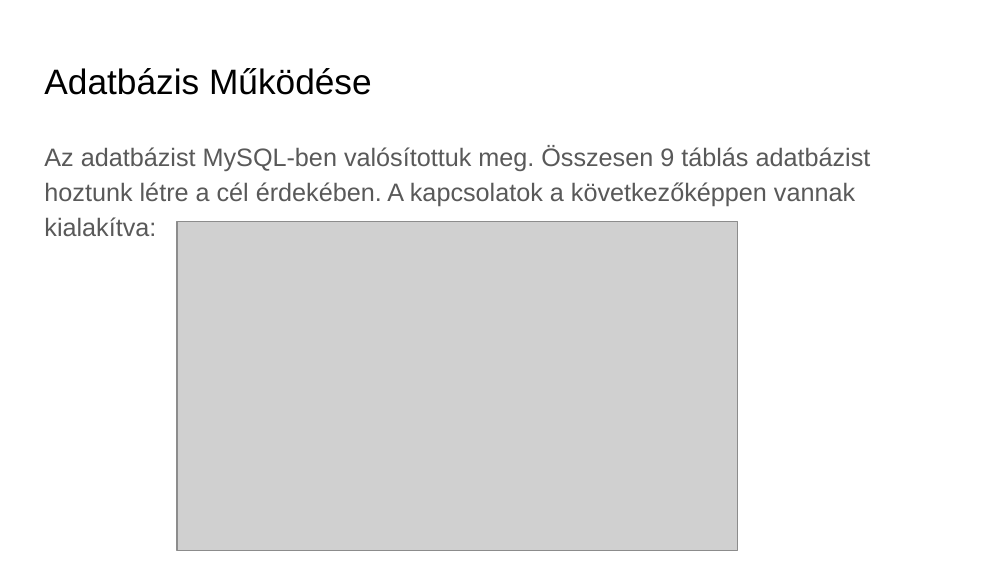
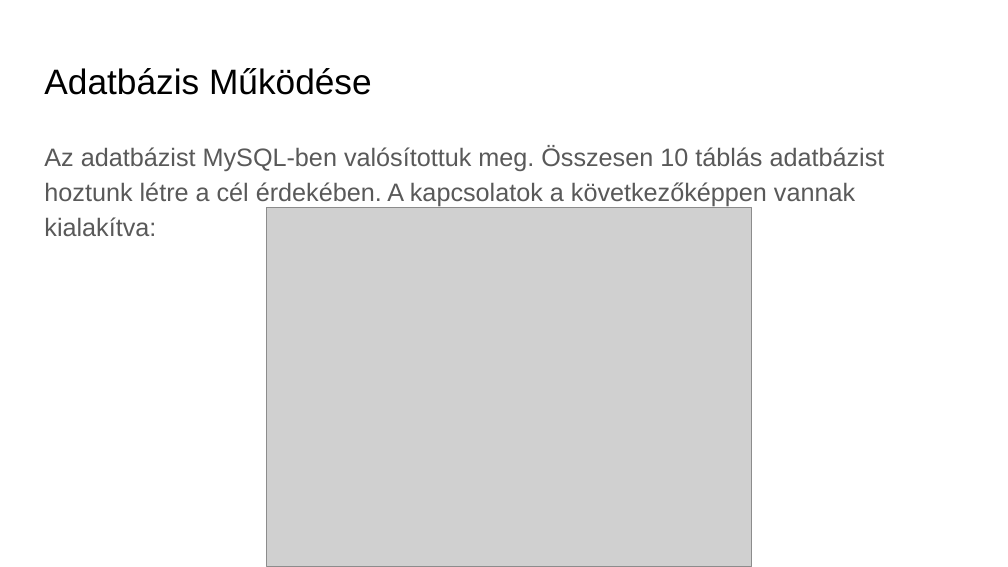
Before and after one commit to kirschg/Etelfutar, a slide deck: slide 8 of etelfutar_ppt_uj.pptx. Drawn at 1008x567 pixels with LibreOffice and Linux fonts; fonts in the diff are those of the drawing; grey boxes stand for pictures; background and template pictures are left out. Boxes give left, top, right and bottom in pixels: in the first picture for what was removed or moved away, otherwise in the second. Text is boxed around its words. In the diff, an @@ line names an element or a change of style, - is before the commit and + after.

Commit message:
Power Point Bemutató frissítve

```diff
--- a/etelfutar_ppt_uj.pptx
+++ b/etelfutar_ppt_uj.pptx
@@ text at bbox=[44, 146, 885, 236]: text changed @@
-Az adatbázist MySQL-ben valósítottuk meg. Összesen 9 táblás adatbázist hoztunk létre a cél érdekében. A kapcsolatok a következőképpen vannak kialakítva:
+Az adatbázist MySQL-ben valósítottuk meg. Összesen 10 táblás adatbázist hoztunk létre a cél érdekében. A kapcsolatok a következőképpen vannak kialakítva:
@@ picture: place and size @@
-picture at bbox=[177, 221, 738, 549]
+picture at bbox=[267, 208, 752, 567]
```
